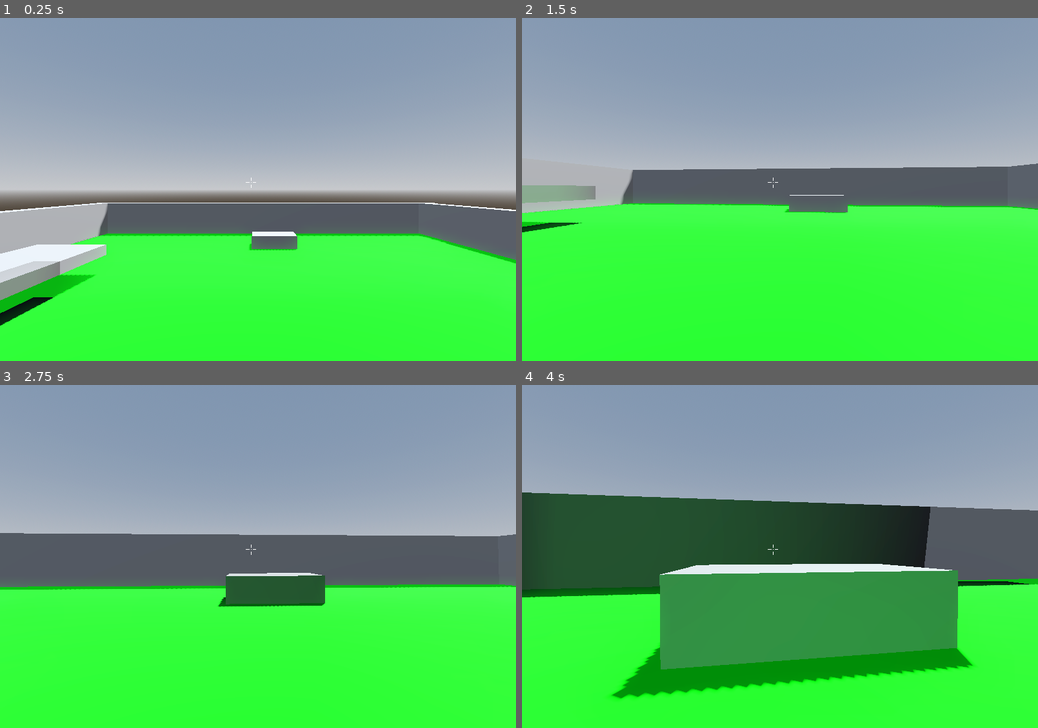
Above: before the commit, frames 1-4 (two rows, left to right).
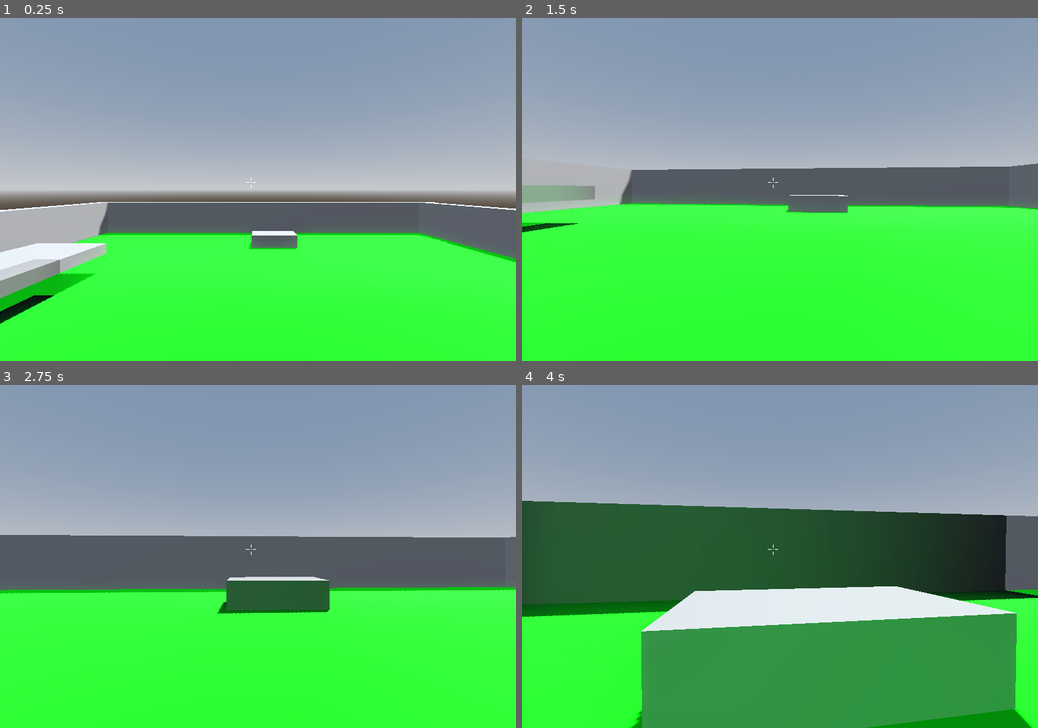
Above: after the commit, the same moments.

Repository: jd-58/FPS-game
Game: Godot game, scene res://Scenes.tscn
Two runs of this game, one before a commit and one after it. Both use one fixed random seed, a clock stepped at 60 frames per second and the inputs below.
Inputs (mouse positions are in pixels of both pictures, inside the frame that each line leads up to):
- Up to frame 1 (0.25 s): no input
- Up to frame 2 (1.5 s): move the mouse to (805, 189) at 0.52 s; hold W (Forward) from 0.53 s (still down); tap Space (Jump) at 0.6, 0.77, 1.07 s; move the mouse to (754, 189) at 1.27 s; tap C (Crouch) at 1.35 s
- Up to frame 3 (2.75 s): keep holding W (Forward); tap Space (Jump) at 1.52, 1.55, 1.82, 2.3 s; move the mouse to (268, 549) at 2.02 s; tap Shift (Sprint) at 2.1 s
- Up to frame 4 (4 s): keep holding W (Forward); move the mouse to (774, 563) at 2.77 s; tap Space (Jump) at 2.85, 3.02, 3.32, 3.77, 3.8 s; move the mouse to (816, 559) at 3.52 s; hold C (Crouch) from 3.53 s (still down)

The runs differ from the first frame. In frame 1, 1.5% of the frame differs, in the area x 0-100%, y 53-90%; in frame 2, 0.2%; in frame 3, 3.0%; in frame 4, 35%, in the area x 0-100%, y 31-100%.

Commit message:
Added Jump to state machine
Added a jump to the state machine, that will jump less high if the player releases the jump button early

Diff:
--- a/Controllers/player_controller.gd
+++ b/Controllers/player_controller.gd
@@ -17,9 +17,12 @@
 var _camera_rotation : Vector3
 var _current_rotation : float
 
-# Get the gravity from the project settings to be synced with RigidBody nodes.
 
-var gravity = ProjectSettings.get_setting("physics/3d/default_gravity")
+# Slightly increase gravity to make jump feel less floaty
+var gravity = 12
+
+
+
 
 func _unhandled_input(event: InputEvent) -> void:
 	_mouse_input = event is InputEventMouseMotion and Input.get_mouse_mode() == Input.MOUSE_MODE_CAPTURED
@@ -58,9 +61,11 @@
 
 func _physics_process(delta):
 
+
 	Global.debug.add_property("Velocity","%.2f" % velocity.length(), 2)
 
 	update_camera(delta)
+
 
 func update_gravity(delta) -> void:
 	velocity.y -= gravity * delta
--- a/Controllers/player_controller.tscn
+++ b/Controllers/player_controller.tscn
@@ -10,6 +10,7 @@
 [ext_resource type="Script" path="res://Scripts/SprintingPlayerState.gd" id="8_xlye1"]
 [ext_resource type="Script" path="res://Scripts/CrouchingPlayerState.gd" id="9_rod4l"]
 [ext_resource type="Script" path="res://Scripts/SlidingPlayerState.gd" id="10_6ehdn"]
+[ext_resource type="Script" path="res://Scripts/JumpingPlayerState.gd" id="11_8x0jj"]
 
 [sub_resource type="CapsuleShape3D" id="CapsuleShape3D_umppa"]
 
@@ -545,16 +546,9 @@
 
 [node name="IdlePlayerState" type="Node" parent="PlayerStateMachine"]
 script = ExtResource("6_8djid")
-SPEED = null
-ACCELERATION = null
-DECELERATION = null
 
 [node name="WalkingPlayerState" type="Node" parent="PlayerStateMachine"]
 script = ExtResource("7_og5xb")
-SPEED = null
-ACCELERATION = null
-DECELERATION = null
-TOP_ANIM_SPEED = null
 
 [node name="SprintingPlayerState" type="Node" parent="PlayerStateMachine"]
 script = ExtResource("8_xlye1")
@@ -566,4 +560,9 @@
 script = ExtResource("10_6ehdn")
 SPEED = null
 
+[node name="JumpingPlayerState" type="Node" parent="PlayerStateMachine"]
+script = ExtResource("11_8x0jj")
+
+[node name="SlideCheck" type="RayCast3D" parent="."]
+
 [connection signal="animation_started" from="AnimationPlayer" to="." method="_on_animation_player_animation_started"]
--- a/Scripts/CrouchingPlayerState.gd
+++ b/Scripts/CrouchingPlayerState.gd
@@ -29,6 +29,9 @@
 		RELEASED = true
 		uncrouch()
 
+	if Input.is_action_just_pressed('Jump') and PLAYER.is_on_floor():
+		transition.emit("JumpingPlayerState")
+
 func uncrouch():
 	if CROUCH_SHAPECAST.is_colliding() == false:
 		ANIMATION.play("Crouching", -1.0, -CROUCH_SPEED, true)
--- a/Scripts/IdlePlayerState.gd
+++ b/Scripts/IdlePlayerState.gd
@@ -20,3 +20,6 @@
 
 	if Global.player.velocity.length() > 0.0 and Global.player.is_on_floor():
 		transition.emit("WalkingPlayerState")
+
+	if Input.is_action_just_pressed('Jump') and PLAYER.is_on_floor():
+		transition.emit("JumpingPlayerState")
--- /dev/null
+++ b/Scripts/JumpingPlayerState.gd
@@ -0,0 +1,24 @@
+class_name JumpingPlayerState extends PlayerMovementState
+
+@export var SPEED: float = 6.0
+@export var ACCELERATION: float = 0.1
+@export var DECELERATION: float = 0.25
+@export var JUMP_VELOCITY: float = 4.5
+@export_range(0.5,1.0,0.01) var INPUT_MULTIPLIER: float = 0.85
+
+func enter(previous_state) -> void:
+	PLAYER.velocity.y += JUMP_VELOCITY
+	ANIMATION.pause()
+
+
+func update(delta):
+	PLAYER.update_gravity(delta)
+	PLAYER.update_input(SPEED * INPUT_MULTIPLIER, ACCELERATION, DECELERATION)
+	PLAYER.update_velocity()
+
+	if Input.is_action_just_released("Jump"):
+		if PLAYER.velocity.y > 0:
+			PLAYER.velocity.y = PLAYER.velocity.y / 2
+
+	if PLAYER.is_on_floor():
+		transition.emit("IdlePlayerState")
--- a/Scripts/SlidingPlayerState.gd
+++ b/Scripts/SlidingPlayerState.gd
@@ -20,6 +20,9 @@
 	# PLAYER.update_input(SPEED,ACCELERATION,DECELERATION)
 	PLAYER.update_velocity()
 
+	if Input.is_action_just_pressed('Jump') and PLAYER.is_on_floor():
+		transition.emit("JumpingPlayerState")
+
 func set_tilt(player_rotation) -> void:
 	var tilt = Vector3.ZERO
 	tilt.z = clamp(TILT_AMOUNT * player_rotation, -0.1, 0.1)
--- a/Scripts/SprintingPlayerState.gd
+++ b/Scripts/SprintingPlayerState.gd
@@ -25,6 +25,9 @@
 	if Input.is_action_just_pressed("Crouch") and PLAYER.velocity.length() > 6:
 		transition.emit("SlidingPlayerState")
 
+	if Input.is_action_just_pressed('Jump') and PLAYER.is_on_floor():
+		transition.emit("JumpingPlayerState")
+
 
 func set_animation_speed(spd) -> void:
 	var alpha = remap(spd, 0.0, SPEED, 0.0, 1.0)
--- a/Scripts/WalkingPlayerState.gd
+++ b/Scripts/WalkingPlayerState.gd
@@ -29,6 +29,9 @@
 	if Input.is_action_just_pressed('Crouch') and PLAYER.is_on_floor():
 		transition.emit("CrouchingPlayerState")
 
+	if Input.is_action_just_pressed('Jump') and PLAYER.is_on_floor():
+		transition.emit("JumpingPlayerState")
+
 func set_animation_speed(spd):
 	var alpha = remap(spd, 0.0, SPEED, 0.0, 1.0)
 	ANIMATION.speed_scale = lerp(0.0, TOP_ANIM_SPEED, alpha)
Not shown: 1 places in Controllers/player_controller.tscn that only renumber resources
